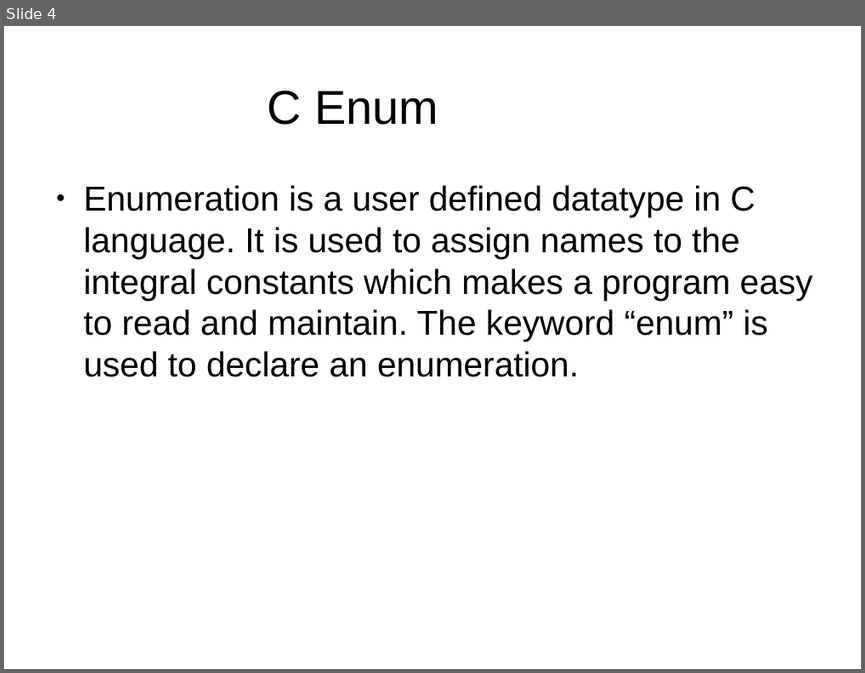
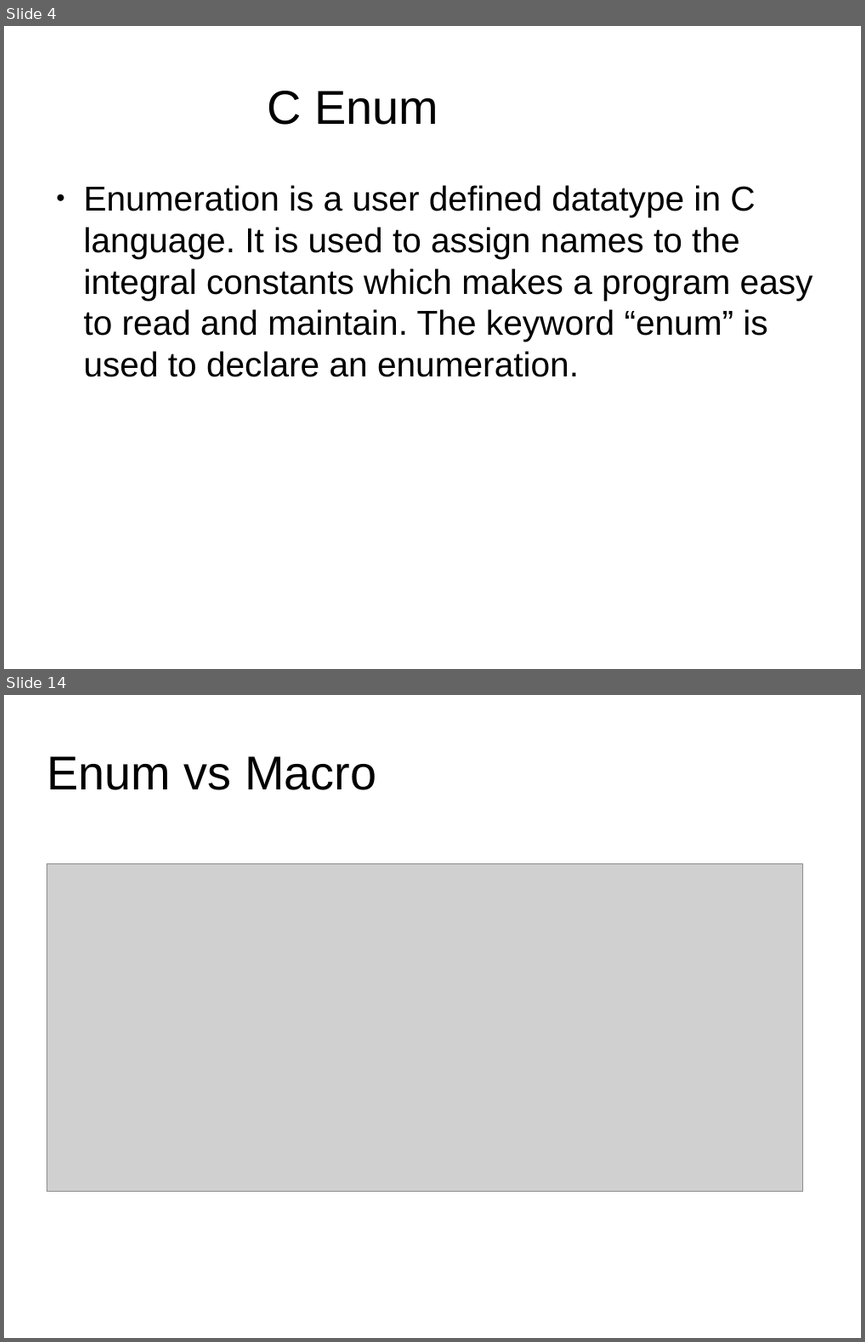
Before and after one commit to MandeepSinghey/c_online_learnings, a slide deck: c_c++_learnings.pptx. Shown one above the other, each under a label of ours: slide 4 before the commit, slides 4 and 14 after it; the slides between them are not shown. The pictures are 865x673 and 865x1342 pixels, drawn with LibreOffice and Linux fonts; fonts in the diff are those of the drawing; grey boxes stand for pictures; background and template pictures are left out. Boxes give left, top, right and bottom in pixels: in the first picture for what was removed or moved away, otherwise in the second. Text is boxed around its words. In the diff, an @@ line names an element or a change of style, - is before the commit and + after.

Commit message:
Added enum documentation and enum complete

```diff
--- a/c_c++_learnings.pptx
+++ b/c_c++_learnings.pptx
@@ slide 14 added at <box>4,695,861,1338</box>, background picture (left out) @@
@@ title added at <box>46,756,376,790</box>, 44 pt, text #000000 @@
+Enum vs Macro
@@ picture added at <box>46,863,803,1191</box> @@
```
Also in this commit, not shown: 1 slide changed, 9 other slides added.
